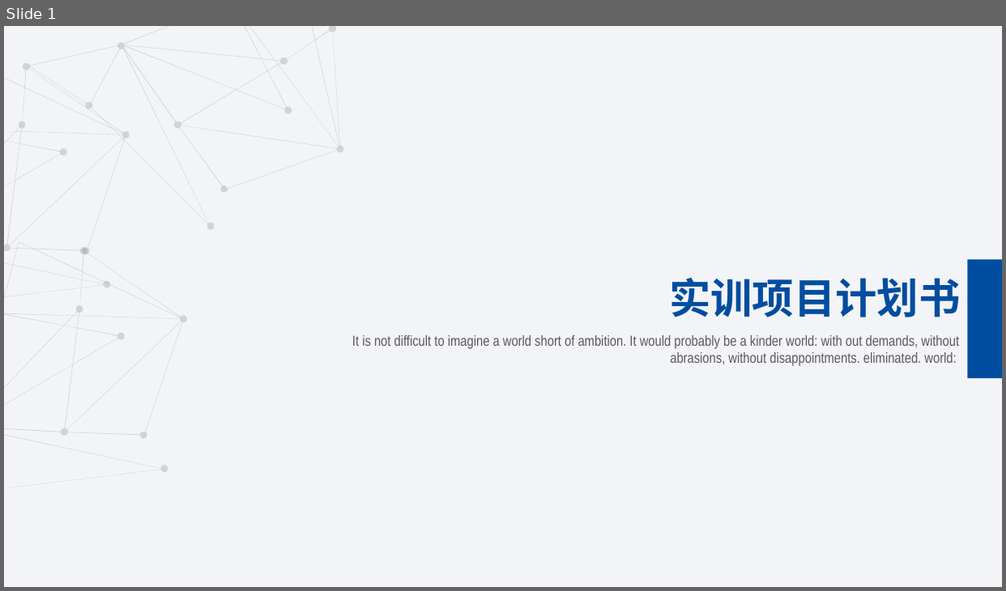
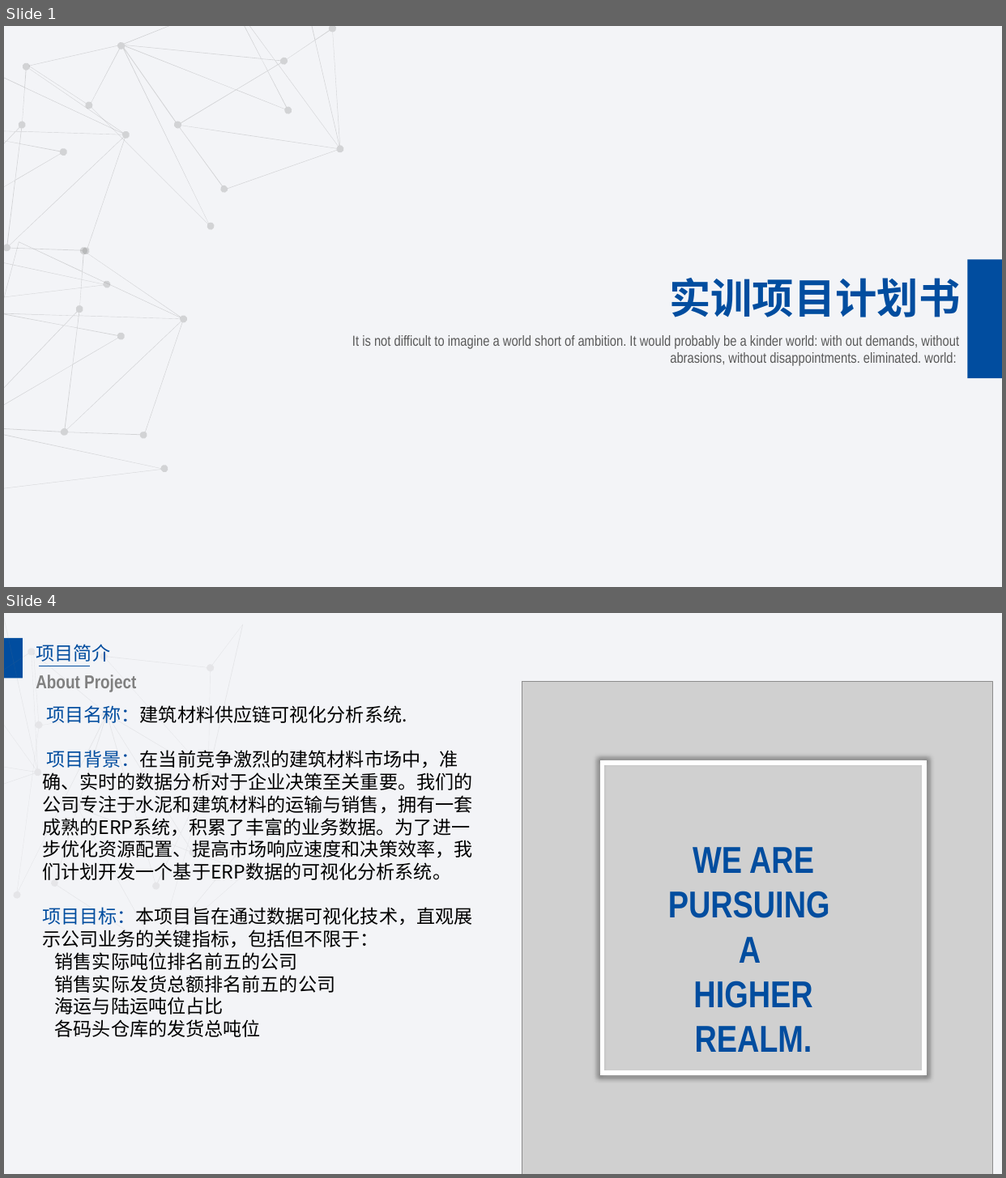
Before and after one commit to mikumiku-music39/shixun2, a slide deck: 实训项目计划书.pptx. Shown one above the other, each under a label of ours: slide 1 before the commit, slides 1 and 4 after it; the slides between them are not shown. The pictures are 1006x591 and 1006x1178 pixels, drawn with LibreOffice and Linux fonts; fonts in the diff are those of the drawing; grey boxes stand for pictures. Boxes give left, top, right and bottom in pixels: in the first picture for what was removed or moved away, otherwise in the second. Text is boxed around its words. In the diff, an @@ line names an element or a change of style, - is before the commit and + after.

```diff
--- a/实训项目计划书.pptx
+++ b/实训项目计划书.pptx
@@ slide 4 added at bbox=[4, 613, 1002, 1174], background #F3F4F7 @@
@@ freeform shape added at bbox=[4, 613, 107, 891], fill #808080 at 12% opacity @@
@@ freeform shape added at bbox=[4, 619, 293, 976], fill #808080 at 12% opacity @@
@@ rectangle added at bbox=[4, 638, 23, 678], fill #014D9F @@
@@ text added at bbox=[36, 644, 110, 662], 18 pt, text #014D9F @@
+项目简介
@@ text added at bbox=[36, 675, 136, 692], 18 pt, text #808080, bold @@
+About Project
@@ line added from (39, 666) to (89, 666), #014D9F 1.25 pt @@
@@ picture added at bbox=[522, 682, 994, 1174] @@
@@ text added at bbox=[42, 705, 472, 1037], 18 pt, text #000000 @@
+项目名称：建筑材料供应链可视化分析系统.
+项目背景：在当前竞争激烈的建筑材料市场中，准确、实时的数据分析对于企业决策至关重要。我们的公司专注于水泥和建筑材料的运输与销售，拥有一套成熟的ERP系统，积累了丰富的业务数据。为了进一步优化资源配置、提高市场响应速度和决策效率，我们计划开发一个基于ERP数据的可视化分析系统。
+项目目标：本项目旨在通过数据可视化技术，直观展示公司业务的关键指标，包括但不限于：
+销售实际吨位排名前五的公司
+销售实际发货总额排名前五的公司
+海运与陆运吨位占比
+各码头仓库的发货总吨位
@@ rectangle added at bbox=[602, 763, 924, 1073], outline #FFFFFF 4.5 pt @@
@@ text added at bbox=[668, 847, 830, 1052], 36 pt, text #014D9F, bold @@
+WE ARE PURSUING
+A
+HIGHER REALM.
```
Also in this commit, not shown: 22 slides changed, 1 other slide added, 3 slides removed, 3 other files.
